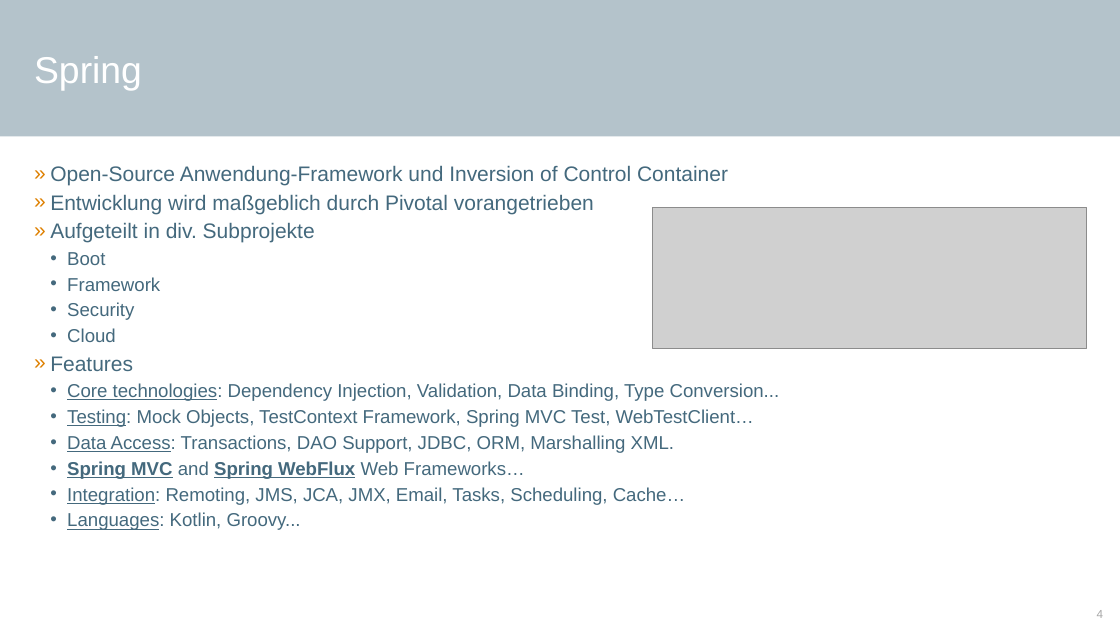
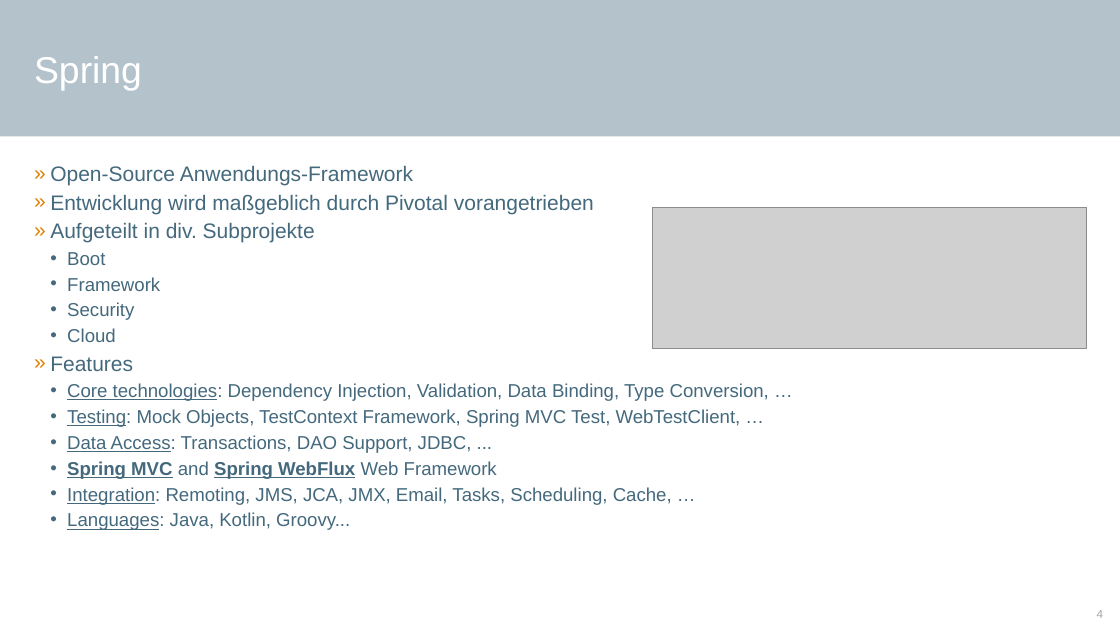
Before and after one commit to Spark2107/coding-dojo-imperative-to-reactive, a slide deck: slide 4 of From Imperative to Reactive.pptx. Drawn at 1120x630 pixels with LibreOffice and Linux fonts; fonts in the diff are those of the drawing; grey boxes stand for pictures; background and template pictures are left out. Boxes give left, top, right and bottom in pixels: in the first picture for what was removed or moved away, otherwise in the second. Text is boxed around its words. In the diff, an @@ line names an element or a change of style, - is before the commit and + after.

Commit message:
Updated presentation

```diff
--- a/From Imperative to Reactive.pptx
+++ b/From Imperative to Reactive.pptx
@@ text at <box>50,165,413,185</box>: text changed @@
-» Open-Source Anwendung-Framework und Inversion of Control Container
+» Open-Source Anwendungs-Framework
@@ text at <box>67,383,769,530</box>: text changed @@
-  • Core technologies: Dependency Injection, Validation, Data Binding, Type Conversion...
-  • Testing: Mock Objects, TestContext Framework, Spring MVC Test, WebTestClient…
-  • Data Access: Transactions, DAO Support, JDBC, ORM, Marshalling XML.
-  • Spring MVC and Spring WebFlux Web Frameworks…
-  • Integration: Remoting, JMS, JCA, JMX, Email, Tasks, Scheduling, Cache…
-  • Languages: Kotlin, Groovy...
+  • Core technologies: Dependency Injection, Validation, Data Binding, Type Conversion, …
+  • Testing: Mock Objects, TestContext Framework, Spring MVC Test, WebTestClient, …
+  • Data Access: Transactions, DAO Support, JDBC, ...
+  • Spring MVC and Spring WebFlux Web Framework
+  • Integration: Remoting, JMS, JCA, JMX, Email, Tasks, Scheduling, Cache, …
+  • Languages: Java, Kotlin, Groovy...
```
Also in this commit, not shown: 1 other slide changed.
